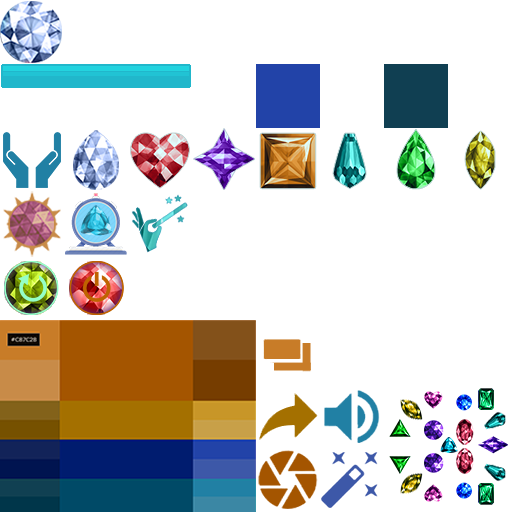
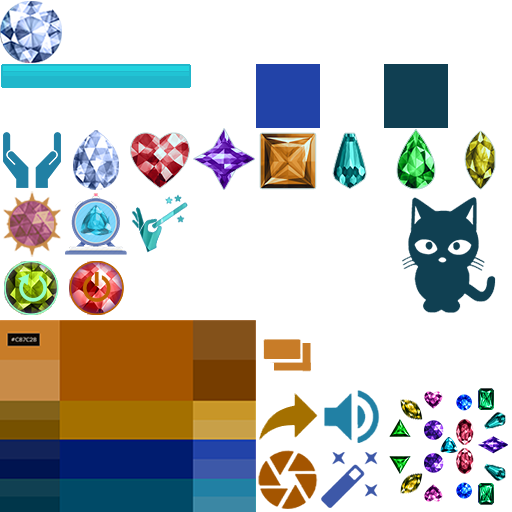
Layer changes from the first 512px x 512px image to the second:
added layer "Котик" in group "Техобъекты" over (x1=402, y1=197, x2=496, y2=313)
